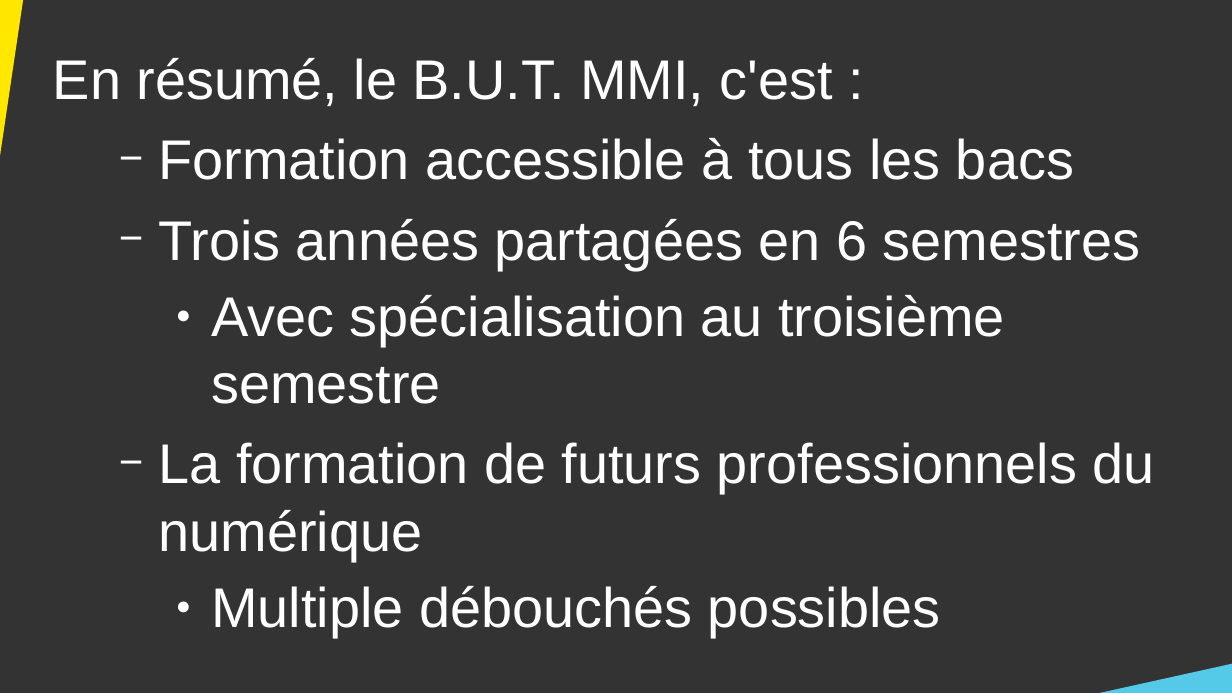
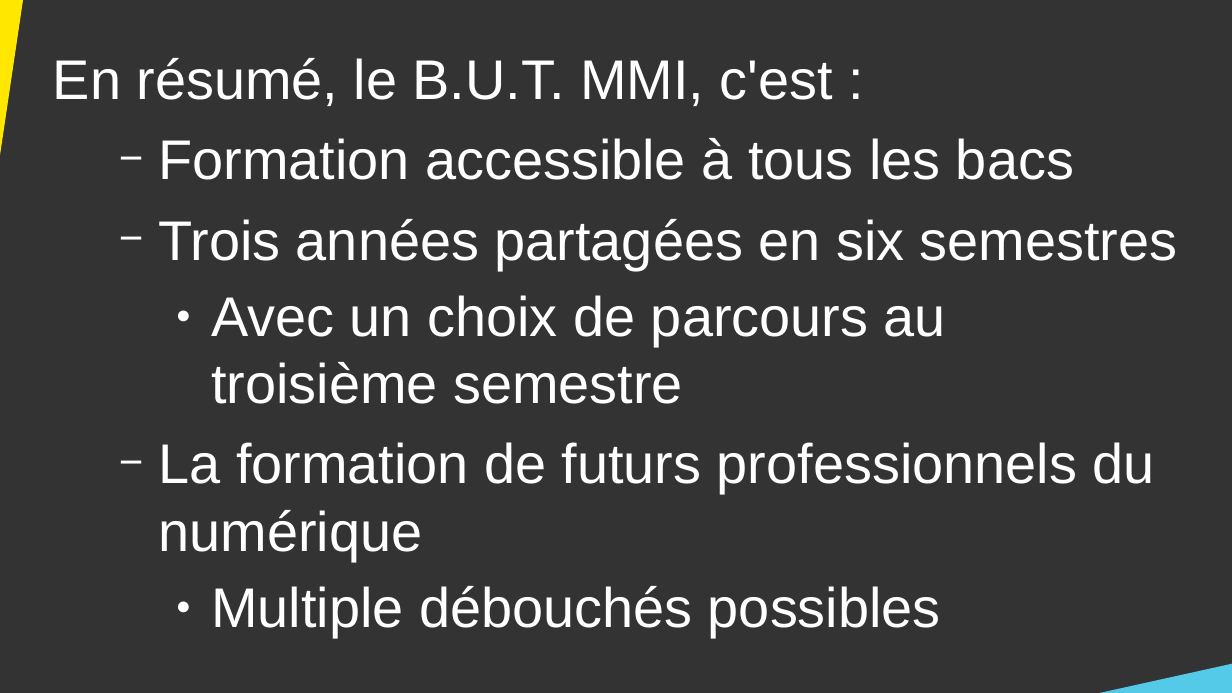
Before and after one commit to DanYellow/cours, a slide deck: slide 15 of presentation-formation-mmi/presentation.odp (slide 13 before the commit). Drawn at 1232x693 pixels with LibreOffice and Linux fonts; fonts in the diff are those of the drawing. Boxes give left, top, right and bottom in pixels: in the first picture for what was removed or moved away, otherwise in the second. Text is boxed around its words. In the diff, an @@ line names an element or a change of style, - is before the commit and + after.

```diff
--- a/presentation-formation-mmi/presentation.odp
+++ b/presentation-formation-mmi/presentation.odp
@@ text at [158, 219, 1178, 404]: text changed @@
-  − Trois années partagées en 6 semestres
-    ● Avec spécialisation au troisième semestre
+  − Trois années partagées en six semestres
+    ● Avec un choix de parcours au troisième semestre
```
Also in this commit, not shown: 7 other slides changed, 4 slides added, 1 slide removed, 1 other file.
